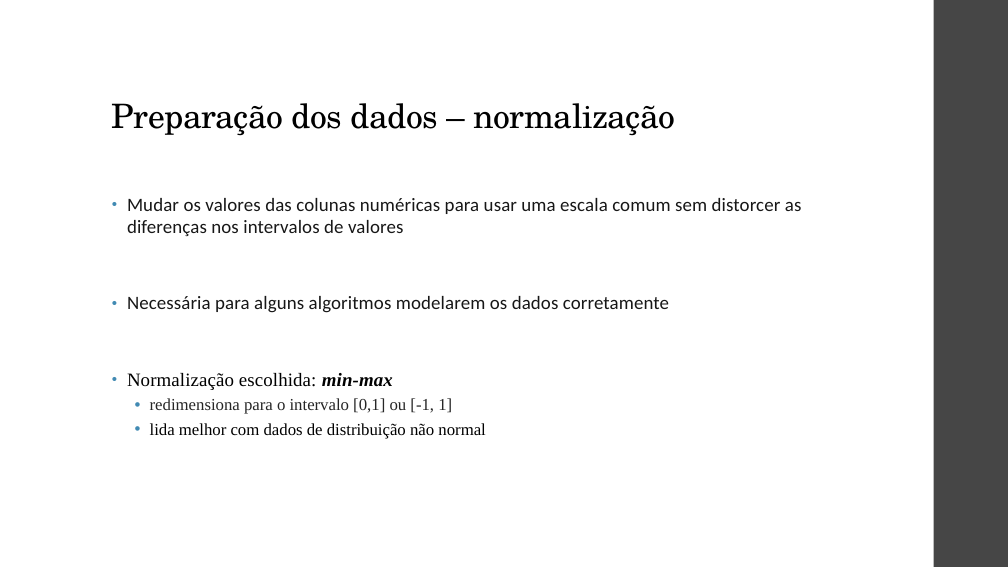
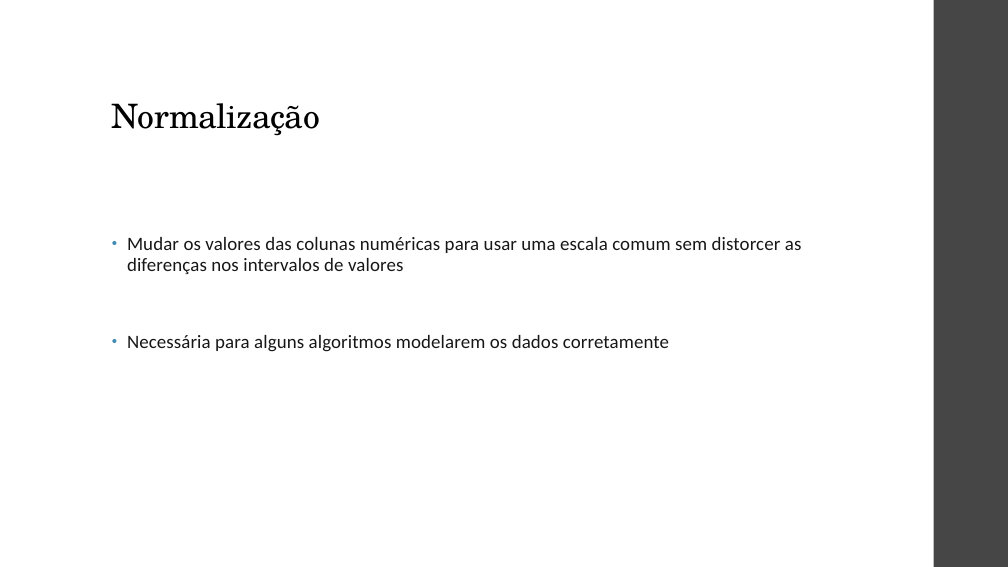
Before and after one commit to ViniPilan/avc-modeling, a slide deck: slide 12 of apresentação.pptx (slide 14 before the commit). Drawn at 1008x567 pixels with LibreOffice and Linux fonts; fonts in the diff are those of the drawing. Boxes give left, top, right and bottom in pixels: in the first picture for what was removed or moved away, otherwise in the second. Text is boxed around its words. In the diff, an @@ line names an element or a change of style, - is before the commit and + after.

Commit message:
apresentação

```diff
--- a/apresentação.pptx
+++ b/apresentação.pptx
@@ title at (112, 103, 320, 136): text changed @@
-Preparação dos dados – normalização
+Normalização
@@ text at (127, 373, 485, 439): paragraphs removed @@
-• Normalização escolhida: min-max
-  • redimensiona para o intervalo [0,1] ou [-1, 1]
-  • lida melhor com dados de distribuição não normal
```
Also in this commit, not shown: 11 other slides changed, 2 slides added, 2 slides removed.
